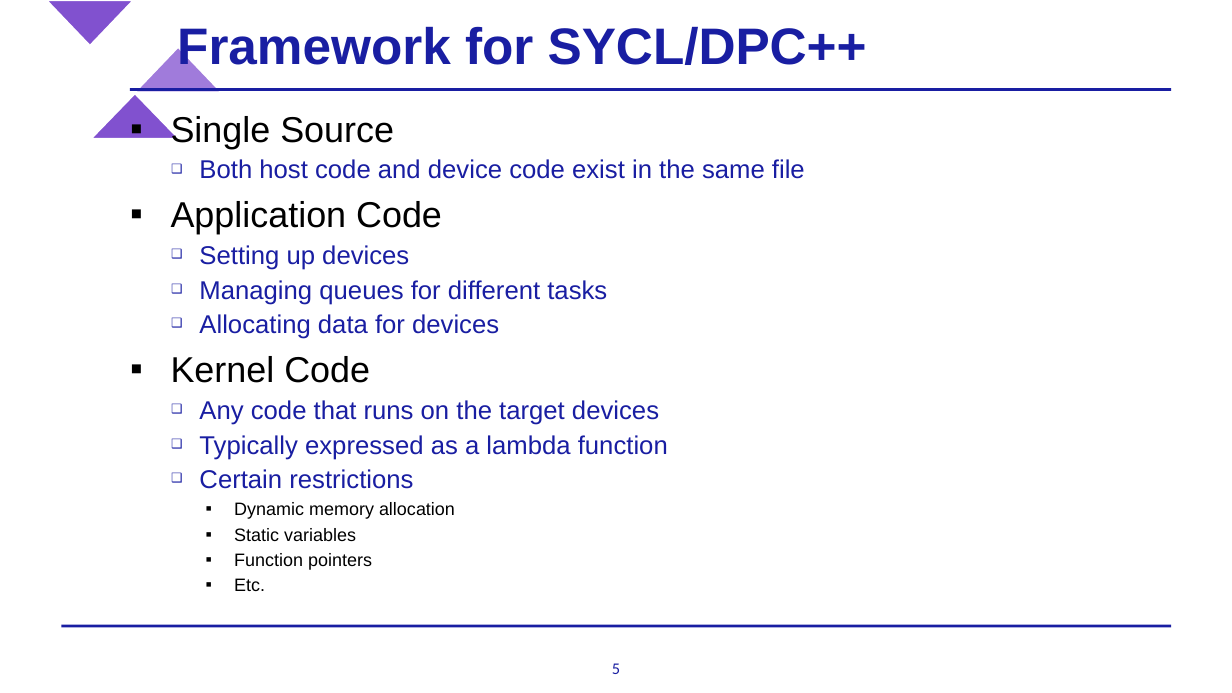
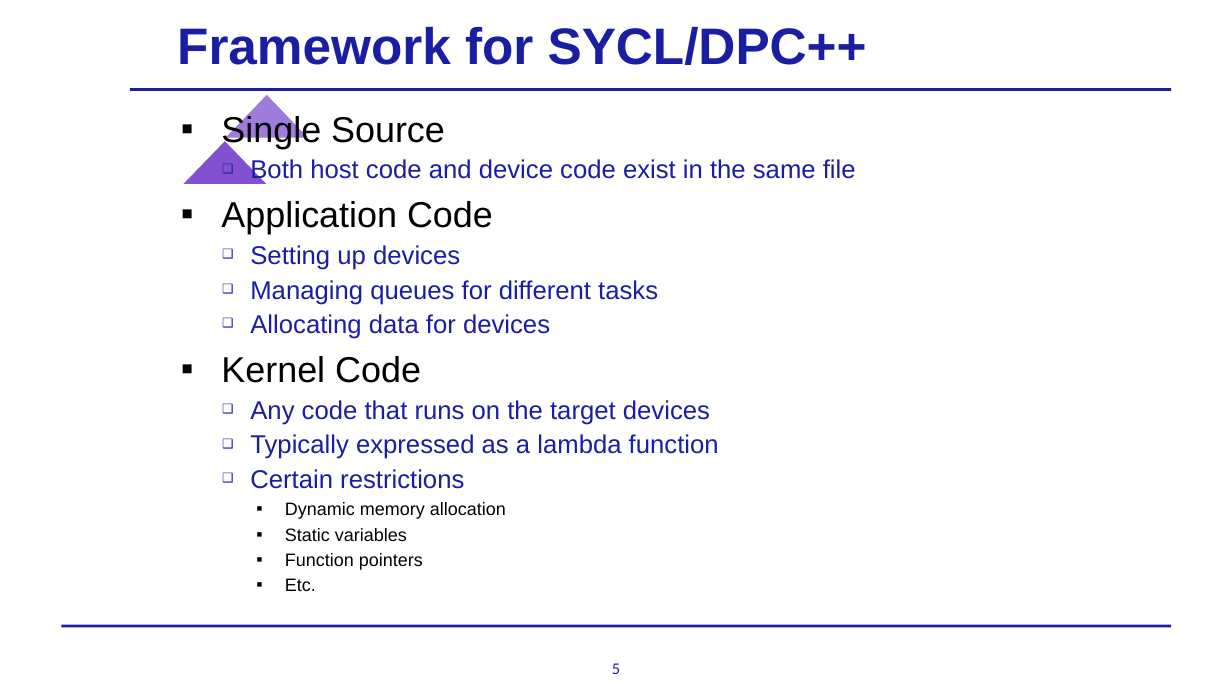
Before and after one commit to BenjaminMFindley/Reconfig-2-SYCL-DPCPP, a slide deck: slide 5 of Slides/SYCL_lecture_combined.pptx. Drawn at 1232x693 pixels with LibreOffice and Linux fonts; fonts in the diff are those of the drawing; background and template pictures are left out. Boxes give left, top, right and bottom in pixels: in the first picture for what was removed or moved away, otherwise in the second. Text is boxed around its words. In the diff, an @@ line names an element or a change of style, - is before the commit and + after.

```diff
--- a/Slides/SYCL_lecture_combined.pptx
+++ b/Slides/SYCL_lecture_combined.pptx
@@ triangle removed at (45,0,134,46) @@
@@ text "Single Source": place and size @@
-text "Single Source" at (171,116,805,591)
+text "Single Source" at (221,114,856,591)
@@ triangle: place and size @@
-triangle at (134,46,223,92)
+triangle at (223,92,311,139)
@@ triangle: place and size @@
-triangle at (90,92,179,139)
+triangle at (180,140,270,186)
```
Also in this commit, not shown: 28 other slides changed.
